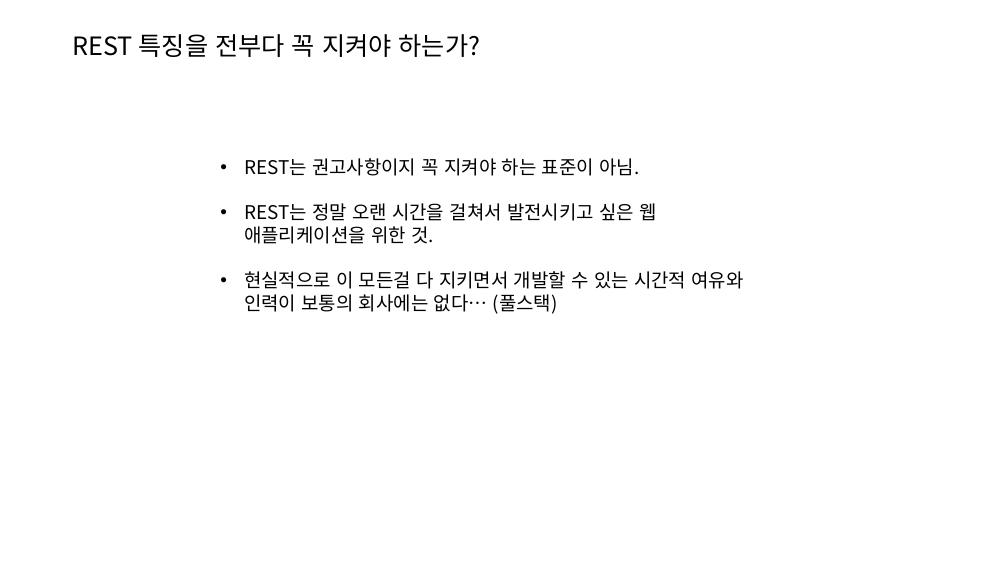
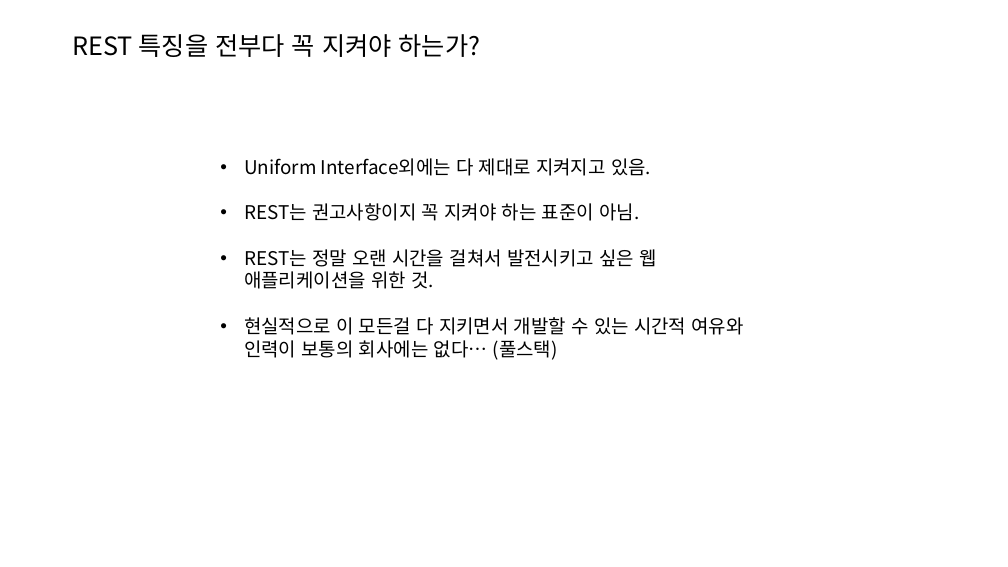
Before and after one commit to joonYK/study-boot-rest, a slide deck: slide 21 of SpringBoot Rest API.pptx (slide 20 before the commit). Drawn at 1008x567 pixels with LibreOffice and Linux fonts; fonts in the diff are those of the drawing. Boxes give left, top, right and bottom in pixels: in the first picture for what was removed or moved away, otherwise in the second. Text is boxed around its words. In the diff, an @@ line names an element or a change of style, - is before the commit and + after.

```diff
--- a/SpringBoot Rest API.pptx
+++ b/SpringBoot Rest API.pptx
@@ text at (244,158,651,176): paragraph added @@
+• Uniform Interface외에는 다 제대로 지켜지고 있음.
```
Also in this commit, not shown: 3 other slides changed, 1 slide added.
